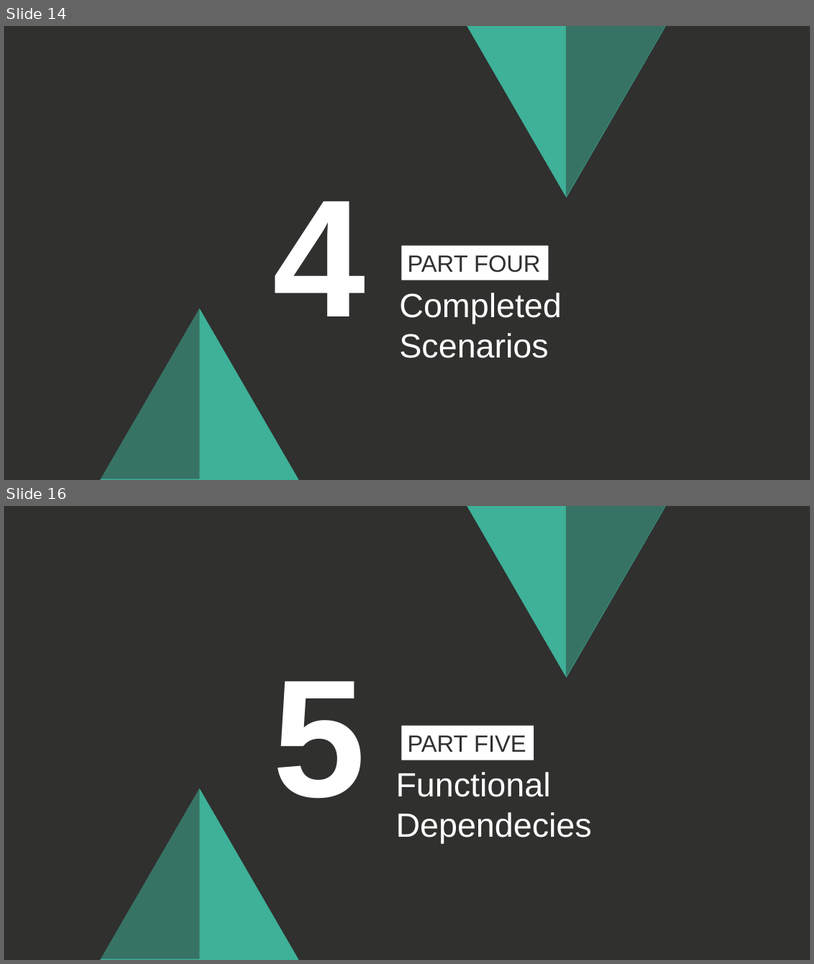
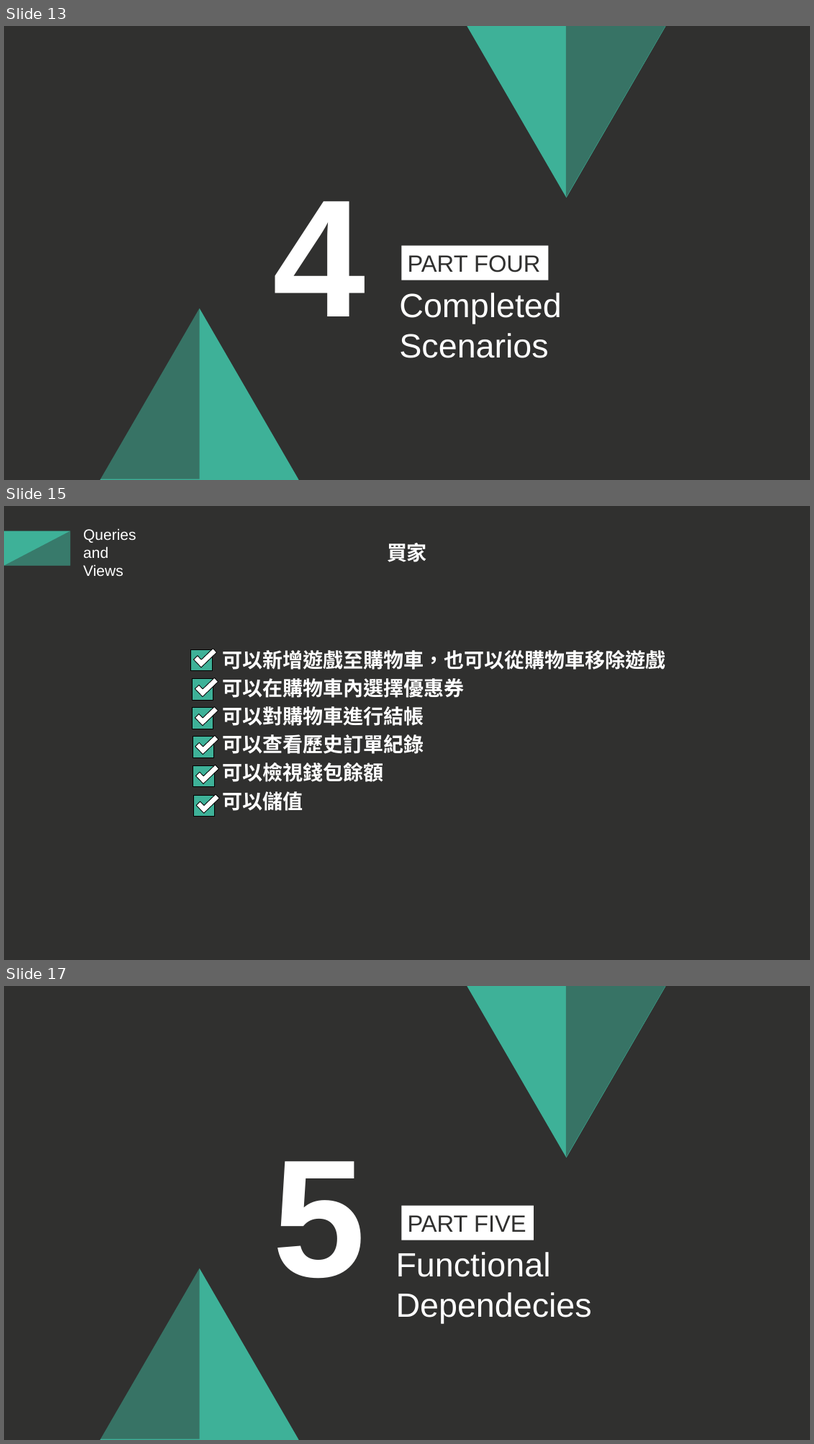
Before and after one commit to 13urgerKing/109-1DBMS, a slide deck: 109-1資料庫系統報告.pptx. Shown one above the other, each under a label of ours: slides 14 and 16 before the commit, slides 13, 15 and 17 after it; the slides between them are not shown. The pictures are 814x964 and 814x1444 pixels, drawn with LibreOffice and Linux fonts; fonts in the diff are those of the drawing. Boxes give left, top, right and bottom in pixels: in the first picture for what was removed or moved away, otherwise in the second. Text is boxed around its words. In the diff, an @@ line names an element or a change of style, - is before the commit and + after.

```diff
--- a/109-1資料庫系統報告.pptx
+++ b/109-1資料庫系統報告.pptx
@@ slide 15 added at <box>4,506,810,960</box>, background #30302F @@
@@ rectangle added at <box>4,530,70,565</box>, fill #3EB198 @@
@@ right triangle added at <box>4,530,70,565</box>, fill #30302F at 42% opacity @@
@@ text added at <box>83,528,136,576</box>, 18 pt, text #FFFFFF @@
+Queries
+and
+Views
@@ text added at <box>387,543,427,562</box>, 24 pt, text #FFFFFF, bold @@
+買家
@@ group added at <box>191,644,666,816</box>: 6 rectangles, 6 corners, 1 text @@
+可以新增遊戲至購物車，也可以從購物車移除遊戲
+可以在購物車內選擇優惠券
+可以對購物車進行結帳
+可以查看歷史訂單紀錄
+可以檢視錢包餘額
+可以儲值
@@ what was slide 14 is now slide 13 @@
@@ what was slide 16 is now slide 17 @@
```
Also in this commit, not shown: 9 slides changed, 1 other slide added, 1 slide removed, 6 other files.
